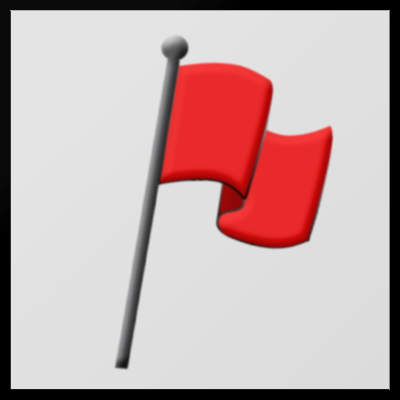
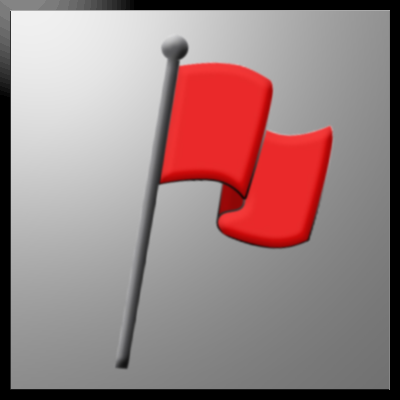
Comparing the layer stacks of the two 400 x 400 images. Changes:
renamed "fundo" to "Camada colada", moved it above "Fundo", painted on it over left=0, top=0, right=389, bottom=389
renamed "flag" to "Fundo", painted on it over left=0, top=0, right=389, bottom=389
removed layer "Nova camada" over left=11, top=11, right=389, bottom=389
removed layer "Nova camada#1" (was color burn) over left=0, top=0, right=389, bottom=389
removed layer "cópia de fundo" (was soft light) over left=0, top=0, right=389, bottom=389
